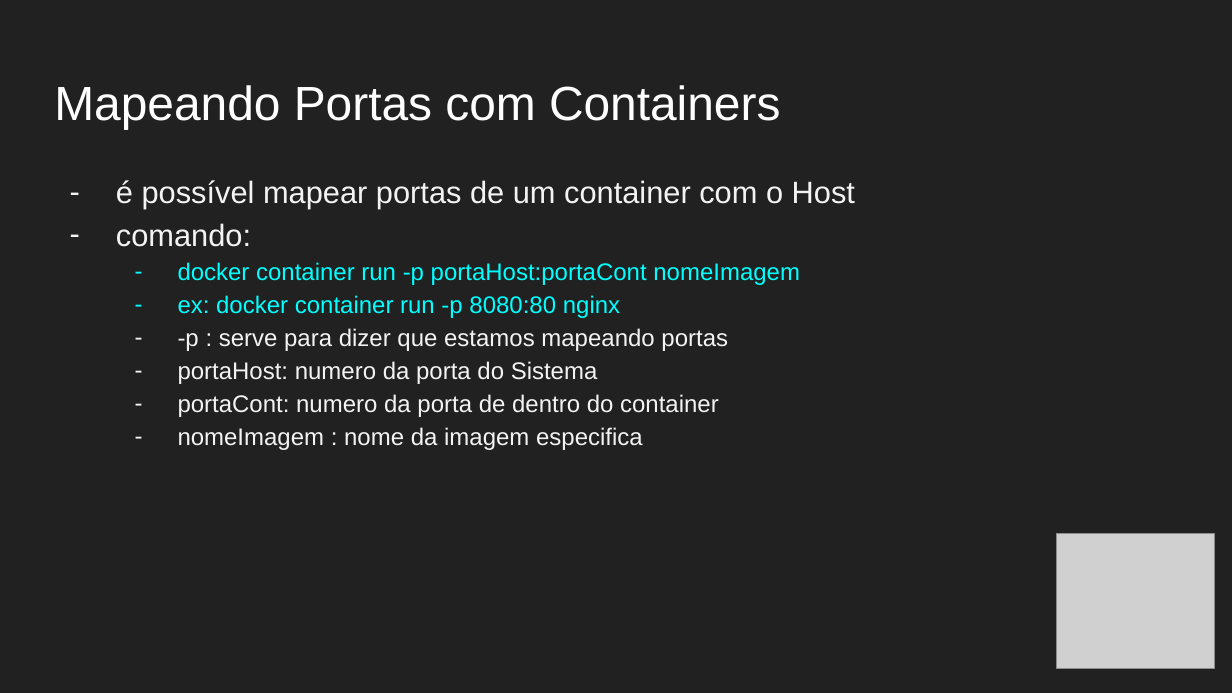
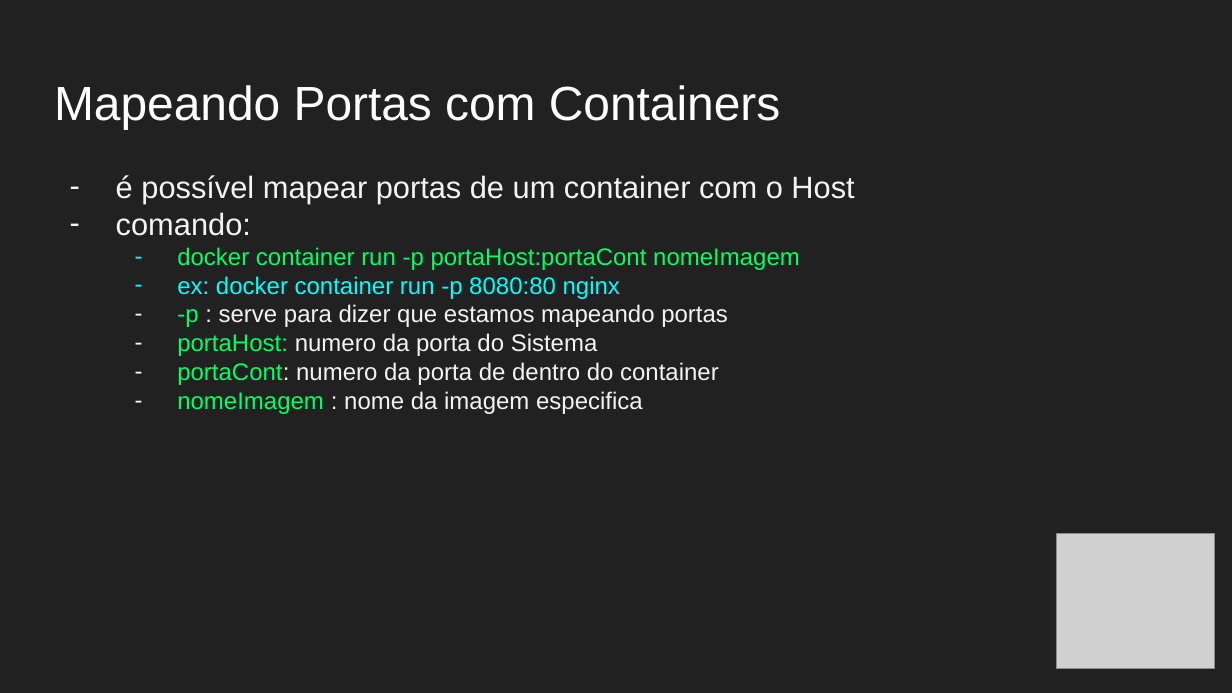
Before and after one commit to F4NT0/D0CK3R, a slide deck: slide 18 of Aula_Docker.pptx (slide 17 before the commit). Drawn at 1232x693 pixels with LibreOffice and Linux fonts; fonts in the diff are those of the drawing; grey boxes stand for pictures. Boxes give left, top, right and bottom in pixels: in the first picture for what was removed or moved away, otherwise in the second. Text is boxed around its words. In the diff, an @@ line names an element or a change of style, - is before the commit and + after.

```diff
--- a/Aula_Docker.pptx
+++ b/Aula_Docker.pptx
@@ text "é possível mapear portas de ..." at bbox=[116, 175, 854, 414]: text colour #00FFFF to #00FF66 in "docker container run -p portaHost:portaCont nomeImagem"; text colour #F3F3F3 to #00FF66 in "-p", "portaHost:", "portaCont:", "nomeImagem"; indent changed; line spacing 1.15 to 1 @@
```
Also in this commit, not shown: 27 other slides changed, 1 slide added.
